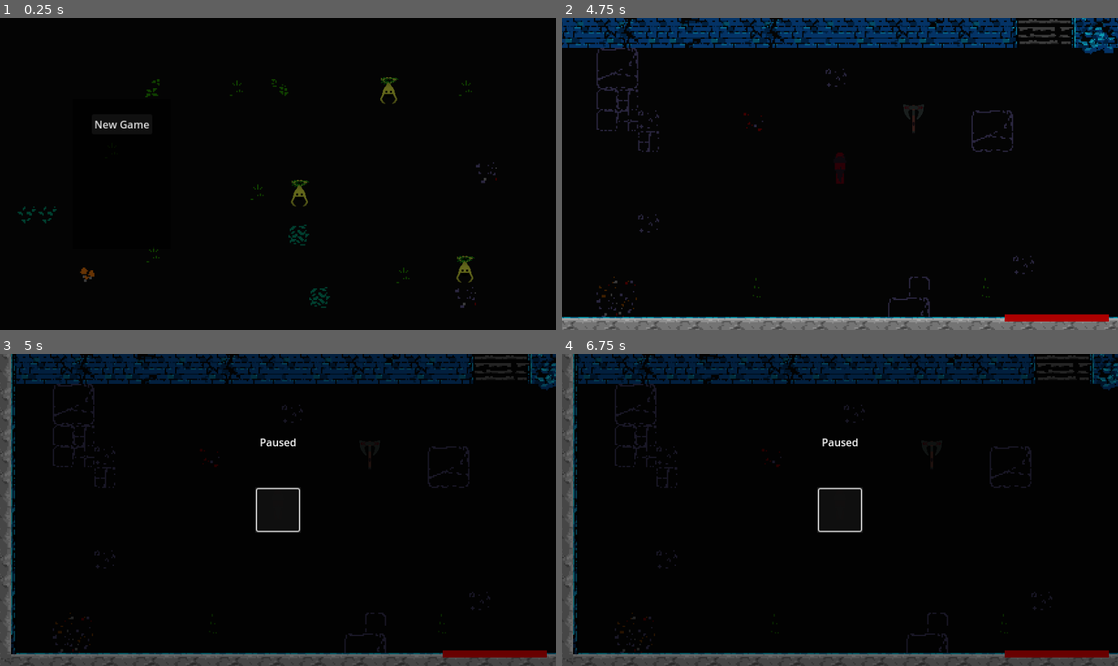
Above: before the commit, frames 1-4 (two rows, left to right).
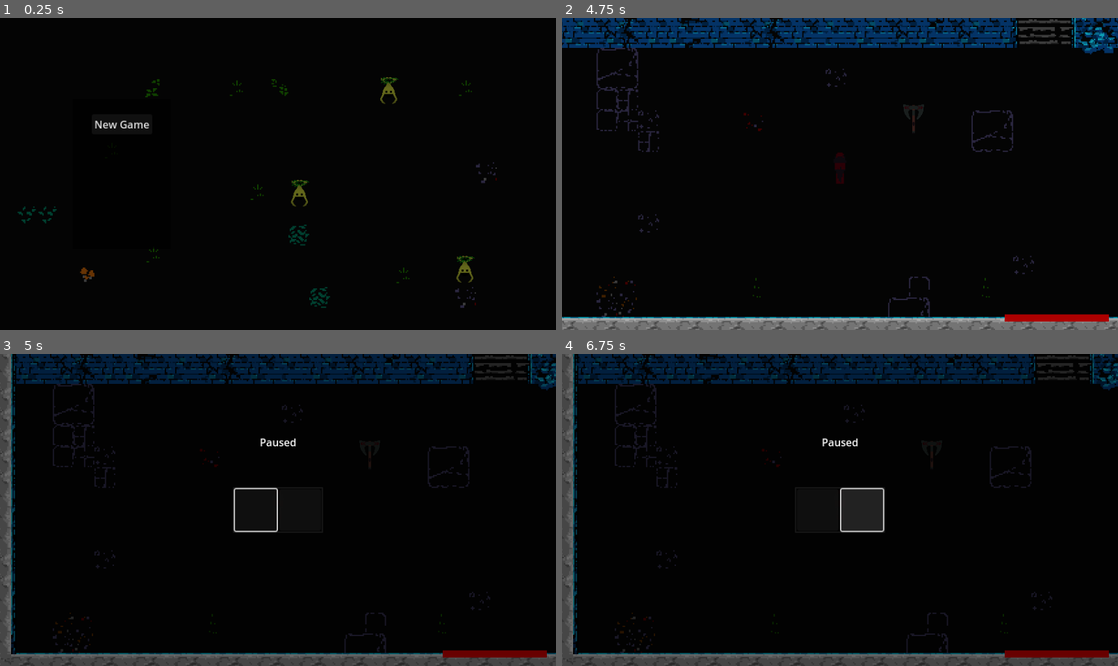
Above: after the commit, the same moments.

Repository: blakecash775/oathbreaker
Game: Godot game, scene res://Interface/TitleScreen/titlescreen.tscn
The game is run twice, just before and just after one commit, with the same random seed, the same clock (stepped at 60 frames per second) and the same inputs.
Inputs (mouse positions are in pixels of both pictures, inside the frame that each line leads up to; where the layout moved, square brackets give the same spot in the first picture):
- Up to frame 1 (0.25 s): no input
- Up to frame 2 (4.75 s): click "New Game" at 0.5 s; tap Enter at 1.25 s; move the mouse to (962, 158) at 1.27 s; press the mouse at (962, 158) at 1.28 s; hold Right (right) 1.28-2.03 s; move the mouse to (728, 189) at 2.02 s; release the mouse at (728, 189) at 2.03 s; hold Down (down) 2.03-2.78 s; click (728, 189) at 2.1 s; move the mouse to (895, 105) at 2.77 s; press the mouse at (895, 105) at 2.78 s; hold Right (right) 2.78-3.53 s; move the mouse to (812, 236) at 3.52 s; release the mouse at (812, 236) at 3.53 s; hold Up (up) 3.53-4.28 s; click (812, 236) at 3.6 s; move the mouse to (1006, 220) at 4.27 s; press the mouse at (1006, 220) at 4.28 s; hold Left (left) from 4.28 s (still down)
- Up to frame 3 (5 s): keep holding Left (left); tap Escape (pause) at 4.9 s
- Up to frame 4 (6.75 s): move the mouse to (673, 463) at 5.02 s; release the mouse at (673, 463) at 5.03 s; click (673, 463) at 5.1 s; release Left (left) at 5.75 s; click (817, 510) [840, 510] at 5.75 s; click (862, 510) at 6.52 s

Frames 1-2 are identical in both runs. In frame 3, 0.3% of the frame differs, in the area x 42-58%, y 42-58%; in frame 4, 0.7%.

Commit message:
better hp display

Diff:
--- a/Interface/Pause/inventory/player_inventory.tres
+++ b/Interface/Pause/inventory/player_inventory.tres
@@ -5,5 +5,5 @@
 
 [resource]
 script = ExtResource("1_lfpic")
-slots = Array[ExtResource("2_yxdje")]([null])
+slots = Array[ExtResource("2_yxdje")]([null, null])
 metadata/_custom_type_script = "uid://b5eyd1iuiooqc"
--- a/Interface/Pause/pause.tscn
+++ b/Interface/Pause/pause.tscn
@@ -67,6 +67,7 @@
 
 [node name="GridContainer" type="GridContainer" parent="Control/PanelContainer"]
 layout_mode = 2
+columns = 2
 script = ExtResource("2_tymi6")
 data = ExtResource("3_2wx6c")
 
@@ -80,10 +81,10 @@
 anchor_top = 0.5
 anchor_right = 0.5
 anchor_bottom = 0.5
-offset_left = -61.0
-offset_top = 43.0
-offset_right = 61.0
-offset_bottom = 66.0
+offset_left = -0.5
+offset_top = 51.5
+offset_right = 0.5
+offset_bottom = 68.5
 grow_horizontal = 2
 grow_vertical = 2
 theme_override_font_sizes/font_size = 12
--- a/Interface/hud.tscn
+++ b/Interface/hud.tscn
@@ -50,3 +50,12 @@
 offset_bottom = 27.0
 mouse_filter = 1
 color = Color(0.6745098, 0, 0, 1)
+
+[node name="BackgroundRect" type="ColorRect" parent="Control"]
+layout_mode = 0
+offset_left = -134.0
+offset_top = 16.0
+offset_right = 26.0
+offset_bottom = 27.0
+mouse_filter = 1
+color = Color(0.6745098, 0, 0, 0.49411765)
